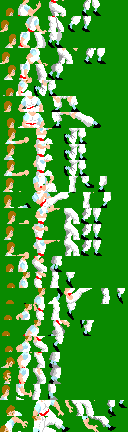
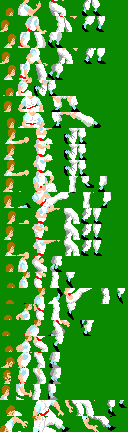
Two versions of the same layered image (128x432). Layer-by-layer changes:
painted on "Background" over [4,16,105,48]
